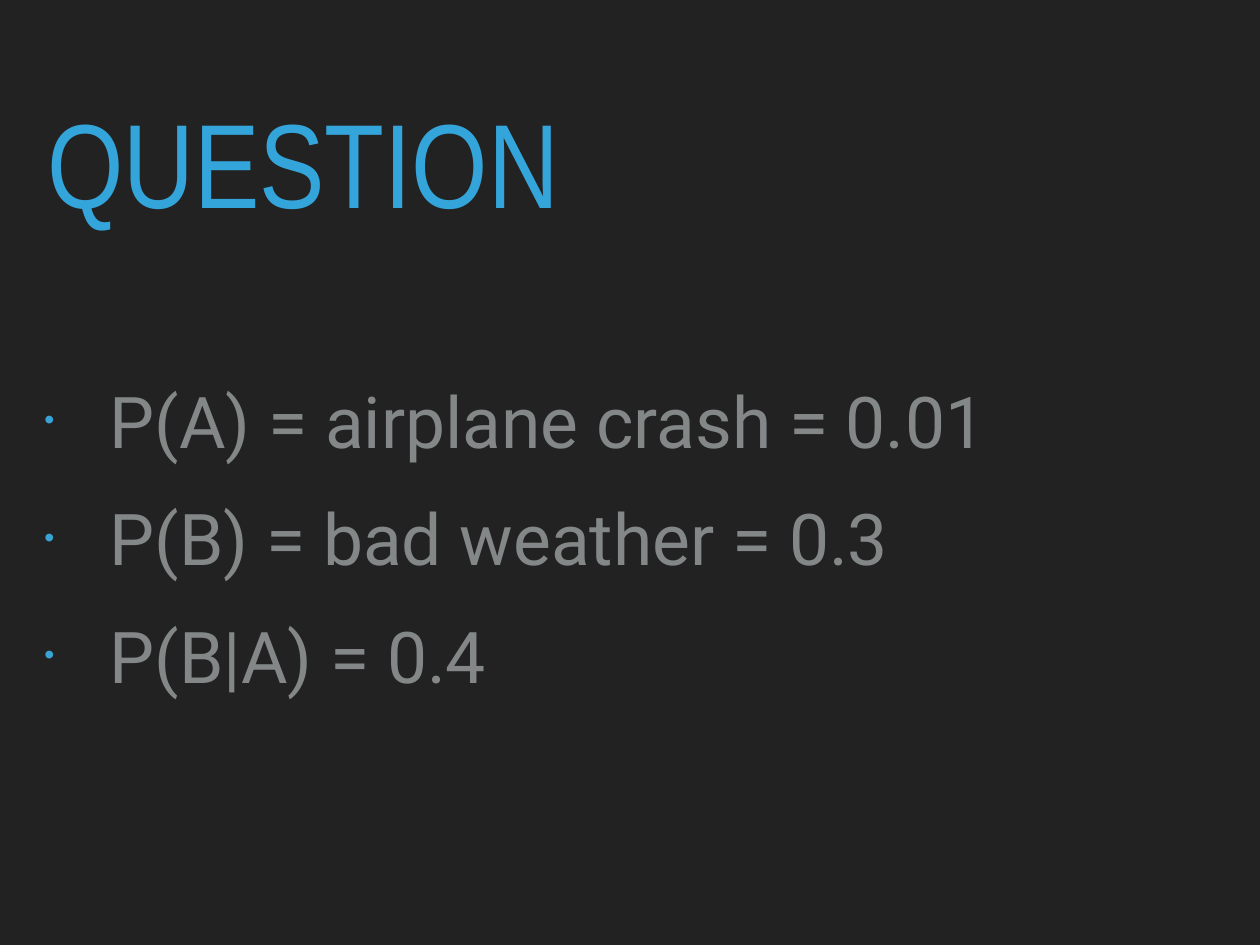
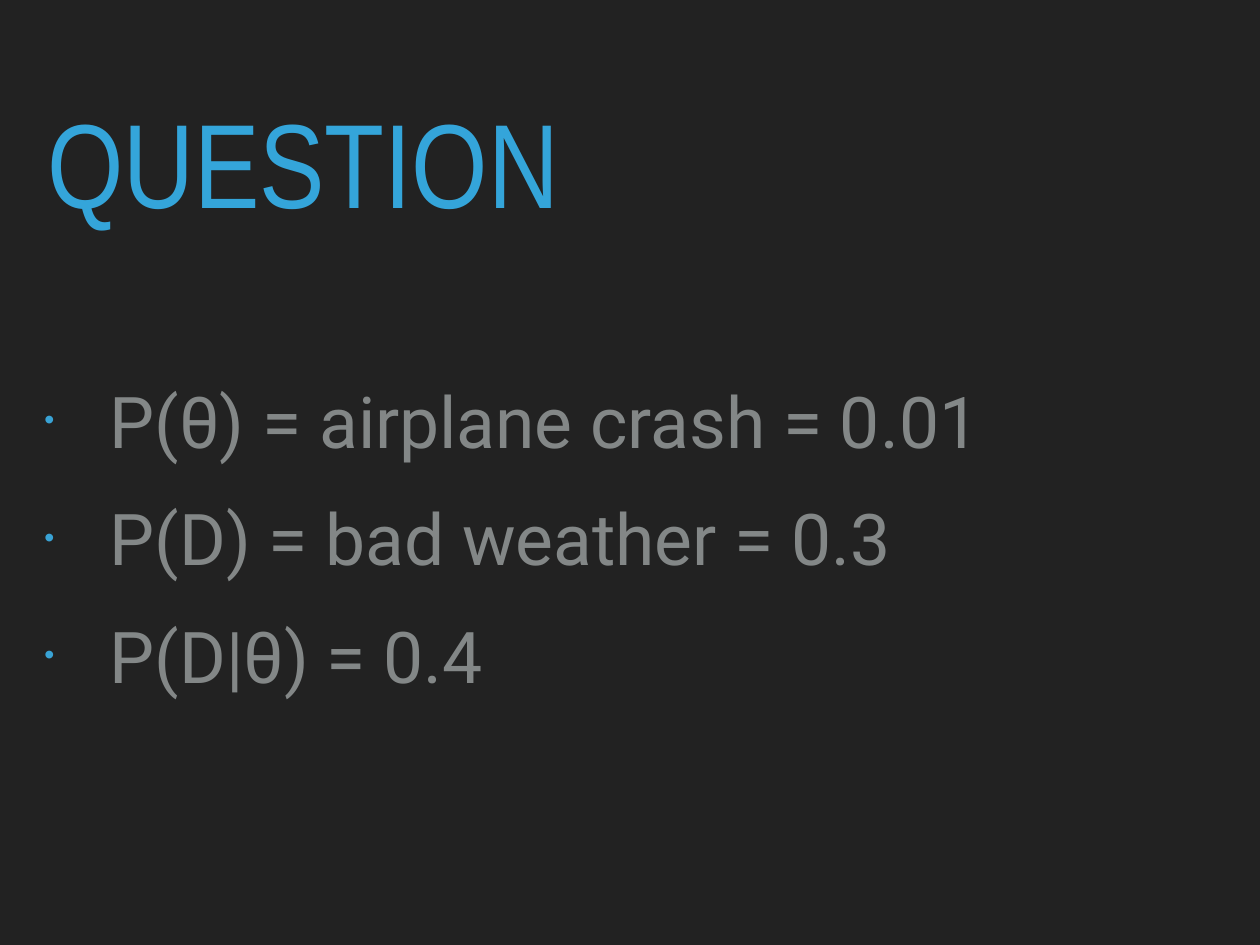
Before and after one commit to patricks1/noble-machine-learning, a slide deck: slide 8 of Session5/Session5_Slides.pptx. Drawn at 1260x945 pixels with LibreOffice and Linux fonts; fonts in the diff are those of the drawing. Boxes give left, top, right and bottom in pixels: in the first picture for what was removed or moved away, otherwise in the second. Text is boxed around its words. In the diff, an @@ line names an element or a change of style, - is before the commit and + after.

```diff
--- a/Session5/Session5_Slides.pptx
+++ b/Session5/Session5_Slides.pptx
@@ text at (110,391,979,699): text changed @@
-• P(A) = airplane crash = 0.01
-• P(B) = bad weather = 0.3
-• P(B|A) = 0.4
+• P(θ) = airplane crash = 0.01
+• P(D) = bad weather = 0.3
+• P(D|θ) = 0.4
```
Also in this commit, not shown: 10 other slides changed, 2 other files.
